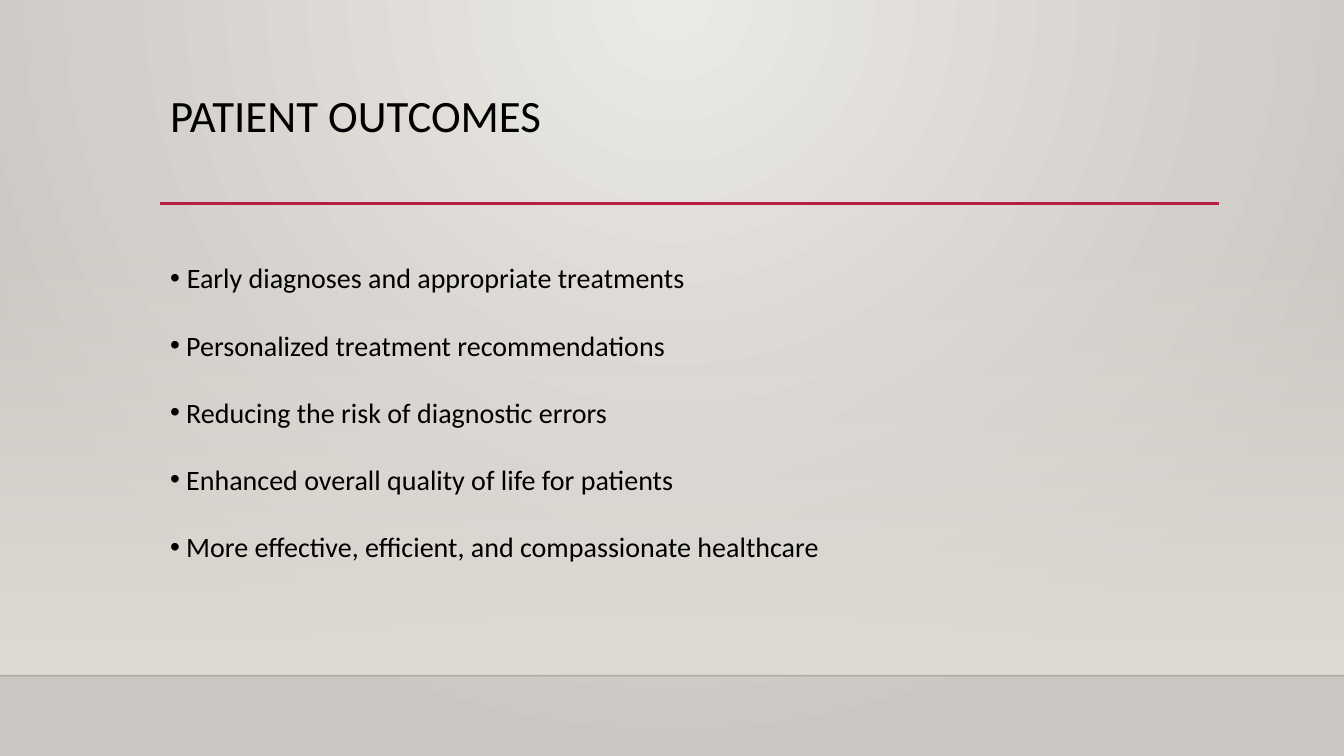
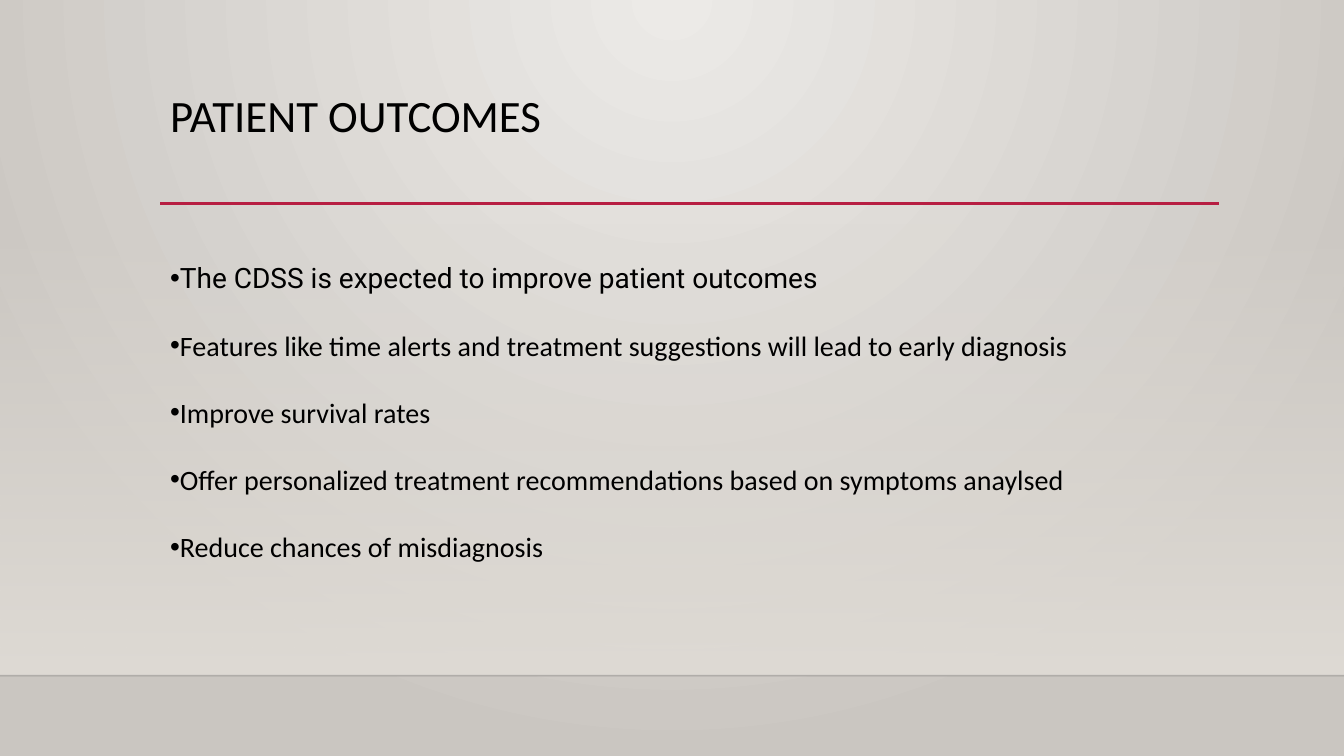
Before and after one commit to Wvrmhat/VMHC300_project, a slide deck: slide 22 of Presentation/QIP Presentation_BIT group_Updated.pptx (slide 20 before the commit). Drawn at 1344x756 pixels with LibreOffice and Linux fonts; fonts in the diff are those of the drawing; background and template pictures are left out. Boxes give left, top, right and bottom in pixels: in the first picture for what was removed or moved away, otherwise in the second. Text is boxed around its words. In the diff, an @@ line names an element or a change of style, - is before the commit and + after.

```diff
--- a/Presentation/QIP Presentation_BIT group_Updated.pptx
+++ b/Presentation/QIP Presentation_BIT group_Updated.pptx
@@ text at (x1=180, y1=267, x2=1067, y2=562): text changed @@
-• Early diagnoses and appropriate treatments
-• Personalized treatment recommendations
-• Reducing the risk of diagnostic errors
-• Enhanced overall quality of life for patients
-• More effective, efficient, and compassionate healthcare
+• The CDSS is expected to improve patient outcomes
+• Features like time alerts and treatment suggestions will lead to early diagnosis
+• Improve survival rates
+• Offer personalized treatment recommendations based on symptoms anaylsed
+• Reduce chances of misdiagnosis
```
Also in this commit, not shown: 3 other slides changed, 7 slides added, 3 slides removed.
